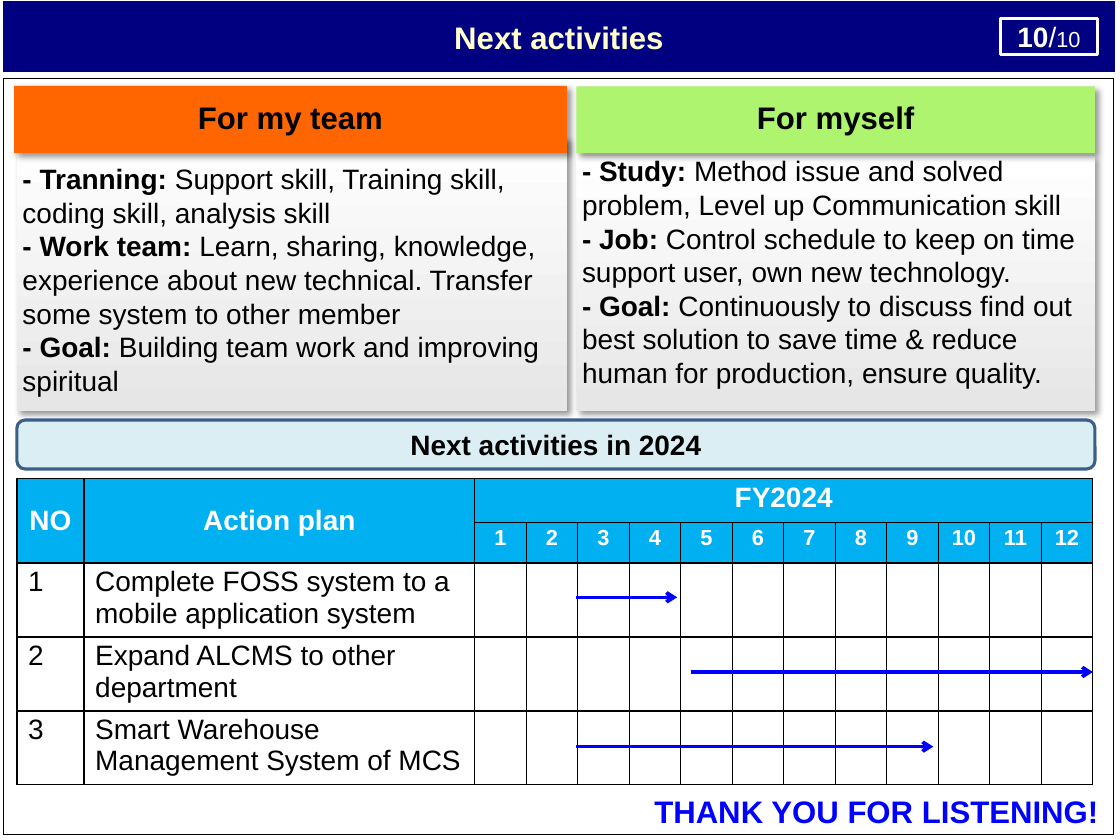
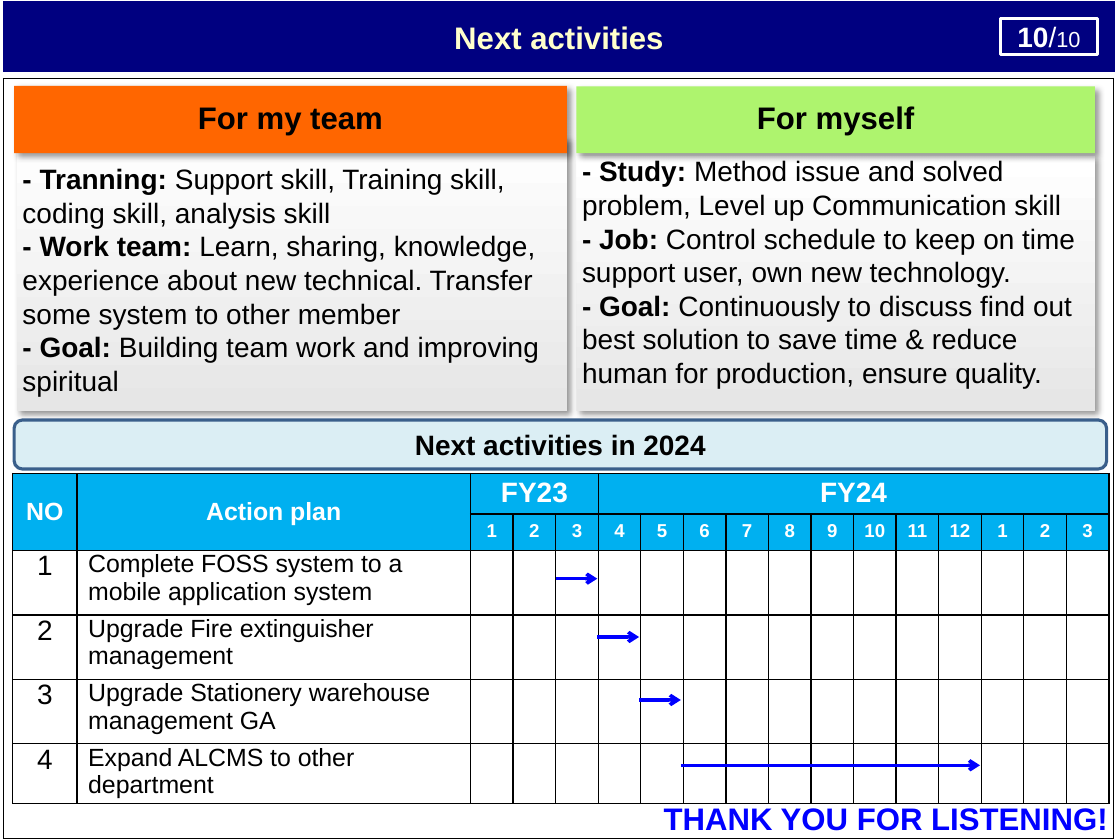
Before and after one commit to thietbicongnghevietnam/ReportPSNV, a slide deck: slide 11 of Report_test.pptx. Drawn at 1120x840 pixels with LibreOffice and Linux fonts; fonts in the diff are those of the drawing. Boxes give left, top, right and bottom in pixels: in the first picture for what was removed or moved away, otherwise in the second. Text is boxed around its words. In the diff, an @@ line names an element or a change of style, - is before the commit and + after.

```diff
--- a/Report_test.pptx
+++ b/Report_test.pptx
@@ table: place and size @@
-table at (3,78,1113,834)
+table at (3,78,1113,839)
@@ rounded rectangle "Next activities in 2024": place and size @@
-rounded rectangle "Next activities in 2024" at (17,420,1095,469)
+rounded rectangle "Next activities in 2024" at (15,420,1107,469)
@@ table at (12,474,1108,802) @@
-NO | Action plan | FY2024 |  |  |  |  |  |  |  |  |  |  | 
- |  | 1 | 2 | 3 | 4 | 5 | 6 | 7 | 8 | 9 | 10 | 11 | 12
-1 | Complete FOSS system to a mobile application system |  |  |  |  |  |  |  |  |  |  |  | 
-2 | Expand ALCMS to other department |  |  |  |  |  |  |  |  |  |  |  | 
-3 | Smart Warehouse Management System of MCS |  |  |  |  |  |  |  |  |  |  |  | 
+NO | Action plan | FY23 |  |  | FY24 |  |  |  |  |  |  |  |  |  |  | 
+ |  | 1 | 2 | 3 | 4 | 5 | 6 | 7 | 8 | 9 | 10 | 11 | 12 | 1 | 2 | 3
+1 | Complete FOSS system to a mobile application system |  |  |  |  |  |  |  |  |  |  |  |  |  |  | 
+2 | Upgrade Fire extinguisher management |  |  |  |  |  |  |  |  |  |  |  |  |  |  | 
+3 | Upgrade Stationery warehouse management GA |  |  |  |  |  |  |  |  |  |  |  |  |  |  | 
+4 | Expand ALCMS to other department |  |  |  |  |  |  |  |  |  |  |  |  |  |  | 
@@ table: place and size @@
-table at (17,478,1093,783)
+table at (12,474,1108,802)
@@ arrow moved from (577, 597) - (678, 597) to (556, 579) - (597, 579) @@
@@ arrow moved from (691, 672) - (1093, 672) to (597, 637) - (640, 637) @@
@@ arrow added from (640, 700) to (681, 700), #0000FF 2.25 pt @@
@@ arrow moved from (577, 747) - (933, 747) to (681, 765) - (980, 765) @@
@@ text "THANK YOU FOR LISTENING!": place and size @@
-text "THANK YOU FOR LISTENING!" at (654,801,1098,824)
+text "THANK YOU FOR LISTENING!" at (664,808,1107,831)
```
Also in this commit, not shown: 7 other slides changed, 3 other files.
